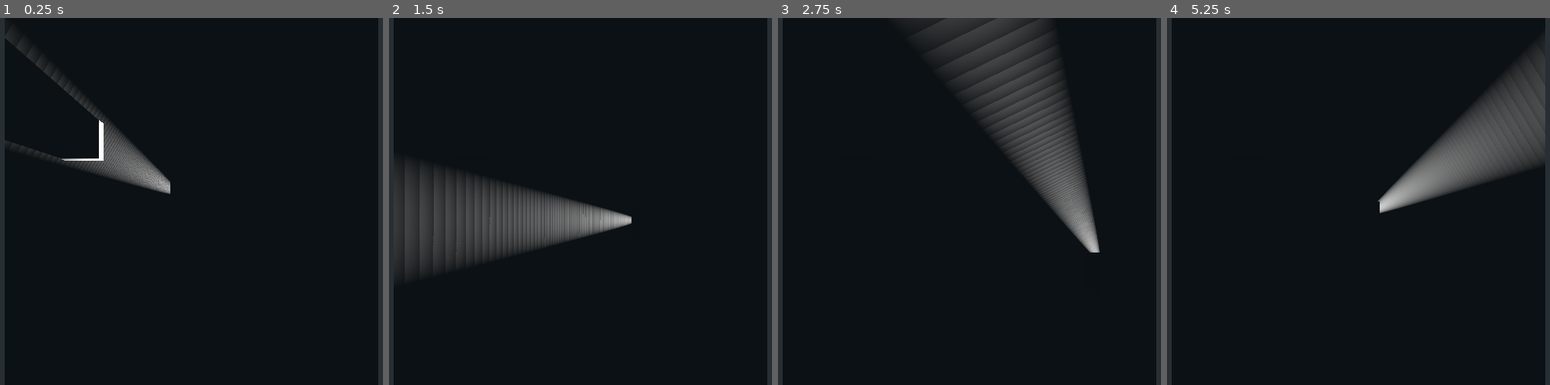
Above: before the commit, frames 1-4 (left to right).
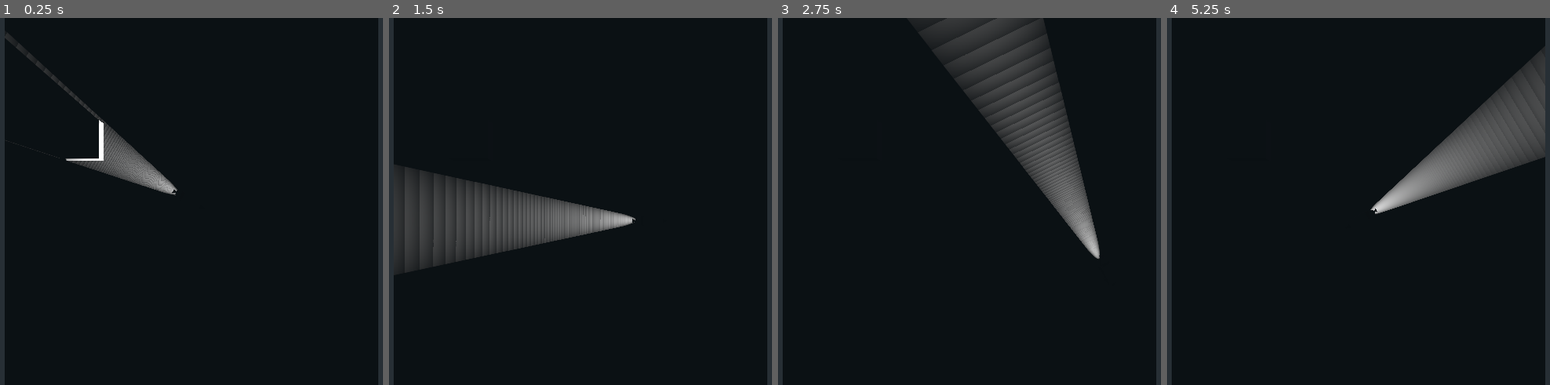
Above: after the commit, the same moments.

Repository: greygraphics/HPI-GameJam-2020.02
Game: Godot game, scene res://Scenes/TestLevel.tscn
Same seed, same stepped clock (60 frames per second), same inputs: the game is played once before the commit and once after it.
Inputs (mouse positions are in pixels of both pictures, inside the frame that each line leads up to):
- Up to frame 1 (0.25 s): no input
- Up to frame 2 (1.5 s): tap Enter at 0.5 s; move the mouse to (718, 183) at 0.52 s; hold Right (ui_right) 0.53-1.28 s; move the mouse to (454, 219) at 1.27 s; hold Down (ui_down) from 1.28 s (still down)
- Up to frame 3 (2.75 s): move the mouse to (1030, 120) at 2.02 s; release Down (ui_down) at 2.03 s; hold Right (ui_right) from 2.03 s (still down)
- Up to frame 4 (5.25 s): move the mouse to (1327, 274) at 2.77 s; release Right (ui_right) at 2.78 s; hold Up (ui_up) 2.78-3.53 s; move the mouse to (1546, 256) at 3.52 s; hold Left (ui_left) 3.53-5.03 s; move the mouse to (1170, 146) at 4.27 s; move the mouse to (1389, 201) at 5.02 s; hold Down (ui_down) from 5.03 s (still down)

The runs differ from the first frame. In frame 1, 0.5% of the frame differs, in the area x 1-47%, y 3-49%; in frame 2, 0.6%; in frame 3, 0.6%; in frame 4, 1.0%, in the area x 53-99%, y 7-54%.

Commit message:
Make dog carry torch

Diff:
--- a/Scenes/Player.tscn
+++ b/Scenes/Player.tscn
@@ -6,11 +6,6 @@
 [sub_resource type="CapsuleShape" id=1]
 radius = 0.457952
 height = 1.83542
-
-[sub_resource type="CubeMesh" id=2]
-
-[sub_resource type="SpatialMaterial" id=3]
-albedo_color = Color( 0.933333, 0.129412, 0.129412, 1 )
 
 [node name="Player" type="KinematicBody"]
 script = ExtResource( 1 )
@@ -20,6 +15,6 @@
 shape = SubResource( 1 )
 
 [node name="MeshInstance" type="MeshInstance" parent="."]
-transform = Transform( 1, 0, 0, 0, 2, 0, 0, 0, 1, 0, 1.1237, 0 )
-mesh = SubResource( 2 )
-material/0 = SubResource( 3 )
+transform = Transform( -1.62921e-09, 0, 0.01, 0, 0.01, 0, -0.01, 0, -1.62921e-09, 0, 0.699383, 0 )
+mesh = ExtResource( 2 )
+material/0 = null
--- a/Scenes/TestLevel.tscn
+++ b/Scenes/TestLevel.tscn
@@ -12,6 +12,7 @@
 
 [node name="Player" parent="." instance=ExtResource( 2 )]
 SPEED = 5.0
+CAMERA = NodePath("../Camera")
 
 [node name="Torch" parent="Player" instance=ExtResource( 3 )]
 transform = Transform( 1, 0, 0, 0, 1, 0, 0, 0, 1, 0, 0.212731, 0 )
--- a/Scripts/PlayerController.gd
+++ b/Scripts/PlayerController.gd
@@ -2,10 +2,14 @@
 
 export(float) var SPEED = 1
 
+export(NodePath) var CAMERA
+var camera : Camera
 var velocity = Vector3()
+var mousePos: Vector2
 
 # Called when the node enters the scene tree for the first time.
 func _ready():
+	camera = get_node_or_null(CAMERA)
 	pass # Replace with function body.
 
 
@@ -16,3 +20,14 @@
 	movement.z += Input.get_action_strength("ui_down") - Input.get_action_strength("ui_up")
 	movement *= SPEED
 	velocity = move_and_slide(movement,Vector3.UP)
+
+	#character rotation
+
+	var dropPlane = Plane(Vector3.UP,translation.y)
+	var pos3d = dropPlane.intersects_ray(
+		camera.project_ray_origin(mousePos),camera.project_ray_normal(mousePos))
+	look_at(pos3d, Vector3.UP)
+
+func _input(event):
+	if event is InputEventMouseMotion:
+		mousePos = event.position
--- a/project.godot
+++ b/project.godot
@@ -19,46 +19,6 @@
 run/main_scene="res://Scenes/TestLevel.tscn"
 config/icon="res://icon.png"
 
-[input]
-
-ui_accept={
-"deadzone": 0.49,
-"events": [  ]
-}
-ui_left={
-"deadzone": 0.5,
-"events": [ Object(InputEventKey,"resource_local_to_scene":false,"resource_name":"","device":0,"alt":false,"shift":false,"control":false,"meta":false,"command":false,"pressed":false,"scancode":16777231,"unicode":0,"echo":false,"script":null)
-, Object(InputEventJoypadButton,"resource_local_to_scene":false,"resource_name":"","device":0,"button_index":14,"pressure":0.0,"pressed":false,"script":null)
-, Object(InputEventKey,"resource_local_to_scene":false,"resource_name":"","device":0,"alt":false,"shift":false,"control":false,"meta":false,"command":false,"pressed":false,"scancode":65,"unicode":0,"echo":false,"script":null)
- ]
-}
-ui_right={
-"deadzone": 0.5,
-"events": [ Object(InputEventKey,"resource_local_to_scene":false,"resource_name":"","device":0,"alt":false,"shift":false,"control":false,"meta":false,"command":false,"pressed":false,"scancode":16777233,"unicode":0,"echo":false,"script":null)
-, Object(InputEventJoypadButton,"resource_local_to_scene":false,"resource_name":"","device":0,"button_index":15,"pressure":0.0,"pressed":false,"script":null)
-, Object(InputEventKey,"resource_local_to_scene":false,"resource_name":"","device":0,"alt":false,"shift":false,"control":false,"meta":false,"command":false,"pressed":false,"scancode":68,"unicode":0,"echo":false,"script":null)
- ]
-}
-ui_up={
-"deadzone": 0.5,
-"events": [ Object(InputEventKey,"resource_local_to_scene":false,"resource_name":"","device":0,"alt":false,"shift":false,"control":false,"meta":false,"command":false,"pressed":false,"scancode":16777232,"unicode":0,"echo":false,"script":null)
-, Object(InputEventJoypadButton,"resource_local_to_scene":false,"resource_name":"","device":0,"button_index":12,"pressure":0.0,"pressed":false,"script":null)
-, Object(InputEventKey,"resource_local_to_scene":false,"resource_name":"","device":0,"alt":false,"shift":false,"control":false,"meta":false,"command":false,"pressed":false,"scancode":87,"unicode":0,"echo":false,"script":null)
- ]
-}
-ui_down={
-"deadzone": 0.5,
-"events": [ Object(InputEventKey,"resource_local_to_scene":false,"resource_name":"","device":0,"alt":false,"shift":false,"control":false,"meta":false,"command":false,"pressed":false,"scancode":16777234,"unicode":0,"echo":false,"script":null)
-, Object(InputEventJoypadButton,"resource_local_to_scene":false,"resource_name":"","device":0,"button_index":13,"pressure":0.0,"pressed":false,"script":null)
-, Object(InputEventKey,"resource_local_to_scene":false,"resource_name":"","device":0,"alt":false,"shift":false,"control":false,"meta":false,"command":false,"pressed":false,"scancode":83,"unicode":0,"echo":false,"script":null)
- ]
-}
-toggle_torch={
-"deadzone": 0.5,
-"events": [ Object(InputEventKey,"resource_local_to_scene":false,"resource_name":"","device":0,"alt":false,"shift":false,"control":false,"meta":false,"command":false,"pressed":false,"scancode":70,"unicode":0,"echo":false,"script":null)
- ]
-}
-
 [rendering]
 
 environment/default_environment="res://default_env.tres"
Not shown: 1 places in Scenes/Player.tscn that only renumber resources
